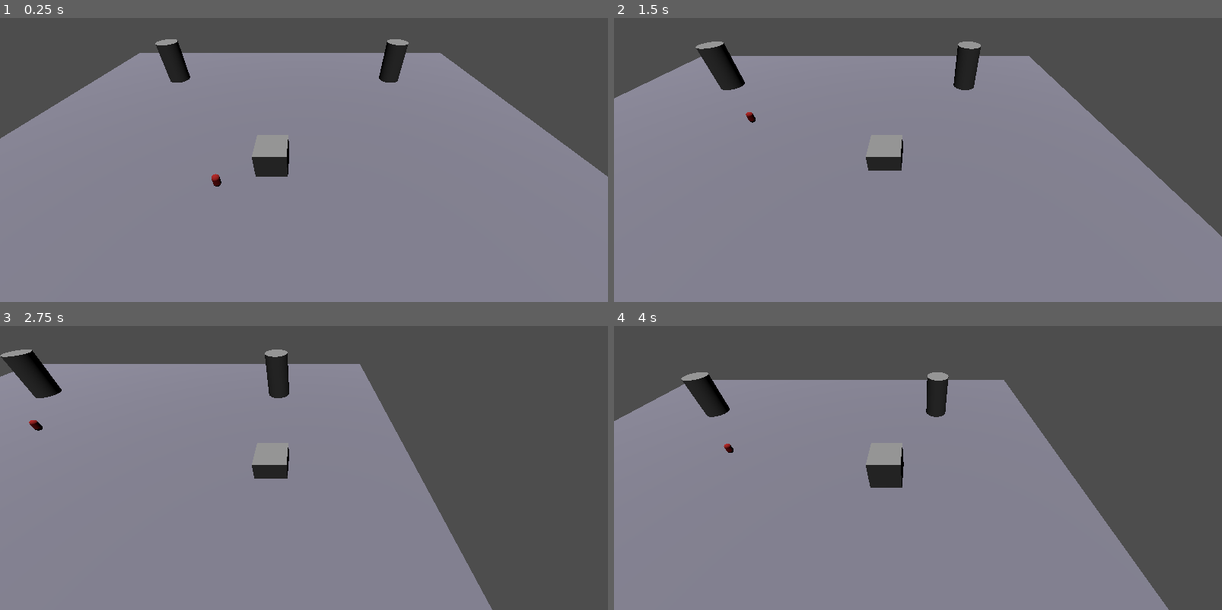
Above: before the commit, frames 1-4 (two rows, left to right).
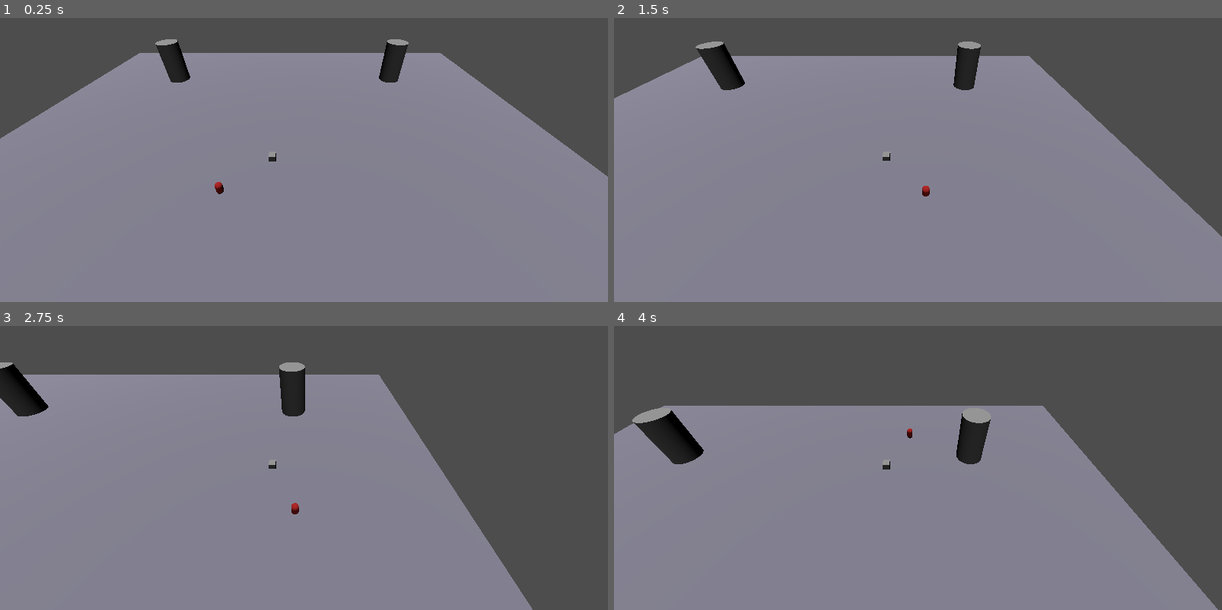
Above: after the commit, the same moments.

Repository: accelance/Tether
Game: Godot game, scene res://base_scene.tscn
The game is run twice, just before and just after one commit, with the same random seed, the same clock (stepped at 60 frames per second) and the same inputs.
Inputs (mouse positions are in pixels of both pictures, inside the frame that each line leads up to):
- Up to frame 1 (0.25 s): no input
- Up to frame 2 (1.5 s): tap Enter (ui_accept) at 0.5, 0.77 s; move the mouse to (1051, 114) at 0.52 s; hold Right (ui_right) 0.53-1.25 s; click (1051, 114) at 0.67 s; drag from (796, 148) to (887, 199) at 1.27 s
- Up to frame 3 (2.75 s): move the mouse to (364, 365) at 2.02 s; hold Right (ui_right) from 2.03 s (still down); click (364, 365) at 2.17 s
- Up to frame 4 (4 s): release Right (ui_right) at 2.75 s; drag from (887, 507) to (735, 388) at 2.77 s; tap Enter (ui_accept) at 3.5, 3.77 s; move the mouse to (1100, 490) at 3.52 s; hold Left (ui_left) from 3.53 s (still down); click (1100, 490) at 3.67 s

The runs differ from the first frame. In frame 1, 0.5% of the frame differs, in the area x 34-48%, y 42-63%; in frame 2, 0.4%; in frame 3, 8.4%; in frame 4, 12%, in the area x 0-100%, y 16-100%.

Commit message:
basic tether behaviour

Diff:
--- a/Tether.gd
+++ b/Tether.gd
@@ -9,7 +9,7 @@
 
 func wait(seconds: float) -> void:
 	await get_tree().create_timer(seconds).timeout
-	#paused = false
+	paused = false
 
 
 # Called when the node enters the scene tree for the first time.
@@ -37,28 +37,30 @@
 func vector3_to_string(v: Vector3) -> String:
 	return "Vector3(%s, %s, %s)" % [str(v.x), str(v.y), str(v.z)]
 
-func switch():
+
+
+func swap_global_positions(parent: Node3D, child: Node3D):
+	# Store global transforms
 	print("Before \n player position: " + vector3_to_string(player.position) + "\n")
 	print("Before \n tether position: " + vector3_to_string(global_position) + "\n")
-	var pos = global_position
-	global_position = player.position
-	player.position = pos
-	print("After \n player position: " + vector3_to_string(player.position) + "\n")
-	print("After \n tether position: " + vector3_to_string(global_position) + "\n")
-	#var parent_pos = player.position
-	#r = (position - parent_pos).length()
-	#t = acos((position.x - parent_pos.x) / r)
-
-func swap_global_positions(parent: Node3D, child: Node3D):
-    # Store global transforms
+		# Store global transforms
 	var parent_global_transform = parent.global_transform
 	var child_global_transform = child.global_transform
 
-    # Compute the child's new global position in the parent coordinate system
-	var new_child_transform = parent.to_local(child_global_transform.origin)
+	# Compute the new global positions
+	var parent_new_global_position = child_global_transform.origin
 
-    # Set the parent's global position to the child's previous global position
-	parent.global_transform.origin = child_global_transform.origin
+	# Compute the new local transforms
+	var parent_new_local_transform = parent_global_transform
+	parent_new_local_transform.origin = parent_new_global_position
 
-    # Update the child's local transform to reflect the new global position
-	child.transform.origin = new_child_transform
+
+	# Update the parent's global transform
+	parent.global_transform.origin = parent_new_global_position
+
+
+	# Update the local transforms to reflect new global positions
+	parent.transform = parent_new_local_transform
+	child.position *= -1
+	print("After \n player position: " + vector3_to_string(player.position) + "\n")
+	print("After \n tether position: " + vector3_to_string(global_position) + "\n")
--- a/base_scene.tscn
+++ b/base_scene.tscn
@@ -84,27 +84,26 @@
 [node name="DirectionalLight3D" type="DirectionalLight3D" parent="."]
 transform = Transform3D(1, 0, 0, 0, 0.0567974, 0.998386, 0, -0.998386, 0.0567974, 0, 11.882, 0)
 
-[node name="Player" type="Node3D" parent="."]
-
-[node name="CharacterBody3D" type="CharacterBody3D" parent="Player"]
+[node name="CharacterBody3D" type="CharacterBody3D" parent="."]
 script = ExtResource("1_v7w7a")
 
-[node name="CollisionShape3D" type="CollisionShape3D" parent="Player/CharacterBody3D"]
+[node name="CollisionShape3D" type="CollisionShape3D" parent="CharacterBody3D"]
 transform = Transform3D(0.202395, 0, 0, 0, 0.202395, 0, 0, 0, 0.202395, 0, 0, 0)
 shape = SubResource("BoxShape3D_6gpuc")
 
-[node name="MeshInstance3D" type="MeshInstance3D" parent="Player/CharacterBody3D"]
+[node name="MeshInstance3D" type="MeshInstance3D" parent="CharacterBody3D"]
+transform = Transform3D(0.219624, 0, 0, 0, 0.219624, 0, 0, 0, 0.219624, 0, 0, 0)
 mesh = SubResource("BoxMesh_1ikbu")
 
-[node name="CamYAncor" type="Node3D" parent="Player/CharacterBody3D"]
+[node name="CamYAncor" type="Node3D" parent="CharacterBody3D"]
 
-[node name="Camera3D" type="Camera3D" parent="Player/CharacterBody3D/CamYAncor"]
+[node name="Camera3D" type="Camera3D" parent="CharacterBody3D/CamYAncor"]
 transform = Transform3D(1, 0, 0, 0, 0.778243, 0.627963, 0, -0.627963, 0.778243, 1, 5.07173, 5)
 script = ExtResource("2_opc6h")
 
-[node name="Tether" type="MeshInstance3D" parent="Player"]
+[node name="Tether" type="MeshInstance3D" parent="CharacterBody3D"]
 transform = Transform3D(0.202395, 0, 0, 0, 0.202395, 0, 0, 0, 0.202395, 0, 0, 1.79557)
 material_override = SubResource("StandardMaterial3D_iwcb4")
 mesh = SubResource("CapsuleMesh_387fa")
-skeleton = NodePath("../CharacterBody3D/MeshInstance3D")
+skeleton = NodePath("../MeshInstance3D")
 script = ExtResource("3_jchgh")
